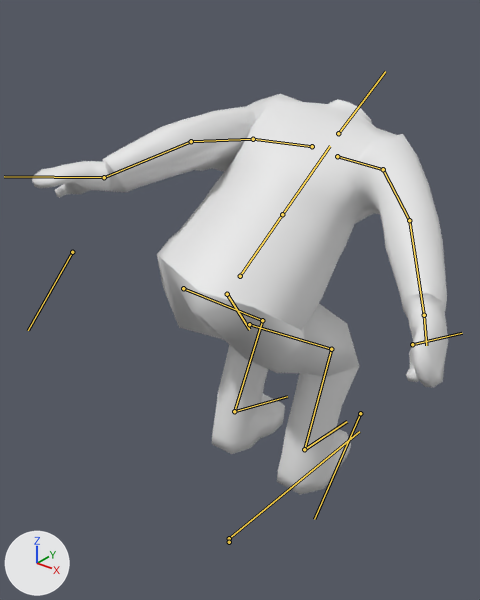
A saved change to the FBX model Content/Driver/RetargetedAnimations/Export/A_Backflip.fbx.
Camera for both pictures: a camera (50 mm lens) standing at (1.249, -1.495, 2.003) and looking at (-0.032, 0.107, 1.01). Arrows for +X, +Y and +Z are at lower left; the lights stay in place. Both versions are drawn at frame 12 of the action 'root|RefrencePose'; the numbers are the values there. The bones that bend it are drawn over the model as lines.

Objects in the first picture: 'body'.
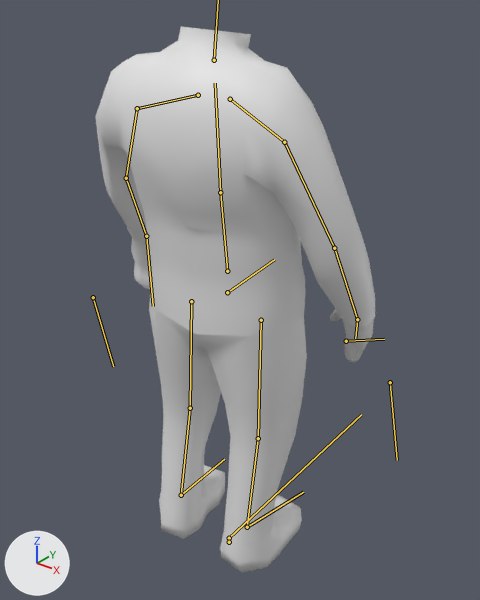
Where the change shows, as pixel boxes [x1, y1, x2, y2] in the pictures (480 x 600 px):
'body', posed (33% narrower, 36% taller)
    before: [32, 94, 448, 495]
    after: [95, 26, 375, 572]
bone 'root', root to tip
    before: (229, 538) to (359, 431)
    after: (229, 538) to (361, 414)
bone 'pelvis', root to tip
    before: (227, 294) to (249, 329)
    after: (227, 292) to (274, 259)
bone 'spine_1', root to tip
    before: (240, 276) to (282, 214)
    after: (227, 271) to (220, 192)
bone 'spine_3', root to tip
    before: (282, 214) to (330, 146)
    after: (220, 192) to (215, 83)
bone 'clavicle_r', root to tip
    before: (337, 156) to (383, 169)
    after: (230, 99) to (284, 142)
bone 'upperarm_r', root to tip
    before: (383, 169) to (409, 220)
    after: (284, 142) to (334, 248)
bone 'lowerarm_r', root to tip
    before: (409, 220) to (424, 315)
    after: (334, 248) to (357, 319)
bone 'hand_r', root to tip
    before: (424, 315) to (426, 345)
    after: (357, 319) to (355, 338)
bone 'clavicle_l', root to tip
    before: (312, 146) to (253, 139)
    after: (198, 95) to (137, 108)
bone 'upperarm_l', root to tip
    before: (253, 139) to (191, 141)
    after: (137, 108) to (126, 178)
bone 'lowerarm_l', root to tip
    before: (191, 141) to (104, 177)
    after: (126, 178) to (146, 236)
bone 'hand_l', root to tip
    before: (104, 177) to (4, 176)
    after: (146, 236) to (153, 306)
bone 'thight_r', root to tip
    before: (249, 324) to (331, 349)
    after: (261, 320) to (258, 438)
bone 'calf_r', root to tip
    before: (331, 349) to (304, 449)
    after: (258, 438) to (247, 527)
bone 'foot_r', root to tip
    before: (304, 449) to (347, 421)
    after: (247, 527) to (303, 492)
bone 'thight_l', root to tip
    before: (183, 288) to (262, 320)
    after: (191, 301) to (190, 408)
bone 'calf_l', root to tip
    before: (262, 320) to (234, 411)
    after: (190, 408) to (181, 495)
bone 'foot_l', root to tip
    before: (234, 411) to (287, 396)
    after: (181, 495) to (224, 459)

What the commit changed:
Bone 'root' (bone_root) moves from (0.0, 0.0, 0.0) to (0.0, 0.3, 0.0).
Bone 'root' (bone_root) turns from (-95, 0, -1) to (-90, 0, 0) degrees about its own x, y and z.
Bone 'pelvis' (bone_pelvis) moves from (-1.6, -102.2, -114.4) to (0.0, -102.7, -104.2).
Bone 'pelvis' (bone_pelvis) turns from (44, -4, 10) to (92, -7, -1) degrees about its own x, y and z.
Bone 'spine_1' (bone_spine_1) turns from (-1, 0, -6) to (0, 0, 1) degrees about its own x, y and z.
Bone 'spine_3' (bone_spine_3) turns from (0, 2, -1) to (3, 2, 1) degrees about its own x, y and z.
Bone 'head' (bone_head) turns from (3, 0, 3) to (3, 0, -9) degrees about its own x, y and z.
Bone 'clavicle_r' (bone_clavicle_r) turns from (2, 11, -8) to (-9, 1, 0) degrees about its own x, y and z.
Bone 'upperarm_r' (bone_upperarm_r) turns from (6, 4, -14) to (2, -10, 7) degrees about its own x, y and z.
Bone 'lowerarm_r' (bone_lowerarm_r) turns from (-4, 2, 7) to (-5, 3, 9) degrees about its own x, y and z.
Bone 'hand_r' (bone_hand_r) turns from (-4, 33, -35) to (8, 17, 5) degrees about its own x, y and z.
Bone 'clavicle_l' (bone_clavicle_l) turns from (-6, -11, -7) to (0, 0, -8) degrees about its own x, y and z.
Bone 'upperarm_l' (bone_upperarm_l) turns from (-12, -9, 51) to (-4, 31, -19) degrees about its own x, y and z.
Bone 'lowerarm_l' (bone_lowerarm_l) moves from (0.0, 0.0, 0.0) to (-0.1, -0.1, 0.0).
Bone 'lowerarm_l' (bone_lowerarm_l) turns from (15, -2, -33) to (0, -1, -6) degrees about its own x, y and z.
Bone 'hand_l' (bone_hand_l) moves from (0.0, 0.0, 0.0) to (0.0, -0.1, -0.1).
Bone 'hand_l' (bone_hand_l) turns from (18, -65, 27) to (-12, -21, 12) degrees about its own x, y and z.
Bone 'thight_r' (bone_thight_r) turns from (-22, -15, -107) to (7, -7, -5) degrees about its own x, y and z.
Bone 'calf_r' (bone_calf_r) turns from (12, -4, 79) to (-1, 8, 7) degrees about its own x, y and z.
Bone 'foot_r' (bone_foot_r) turns from (17, 1, 6) to (2, 2, -7) degrees about its own x, y and z.
Bone 'thight_l' (bone_thight_l) turns from (9, -8, 110) to (-4, -3, 6) degrees about its own x, y and z.
Bone 'calf_l' (bone_calf_l) moves from (0.0, 0.0, 0.0) to (-0.1, -0.1, 0.1).
Bone 'calf_l' (bone_calf_l) turns from (-6, 7, -76) to (0, 2, -13) degrees about its own x, y and z.
Bone 'foot_l' (bone_foot_l) moves from (0.0, 0.0, 0.0) to (0.0, 0.1, 0.2).
Bone 'foot_l' (bone_foot_l) turns from (11, -8, 11) to (4, -3, 5) degrees about its own x, y and z.
